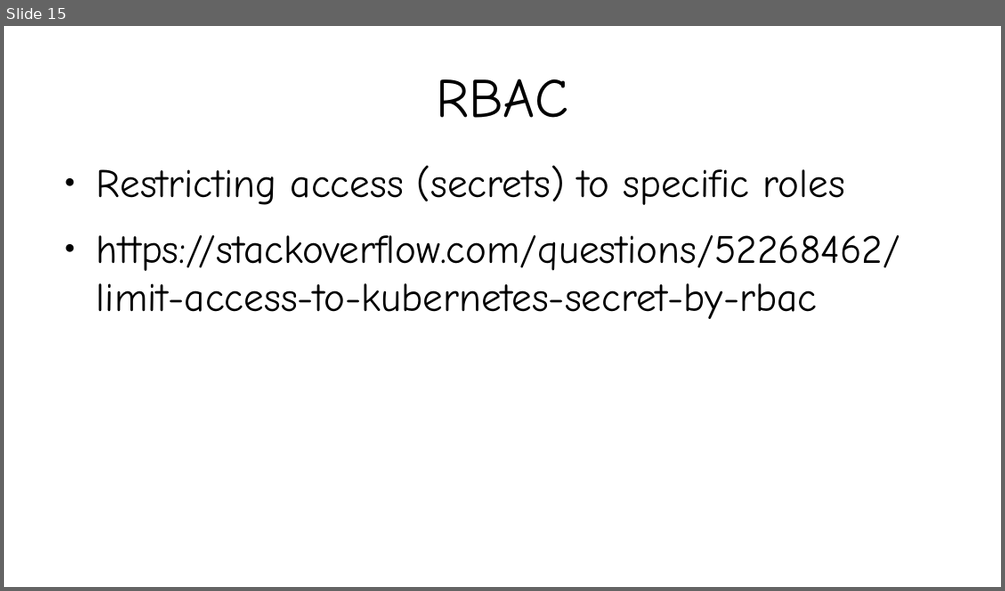
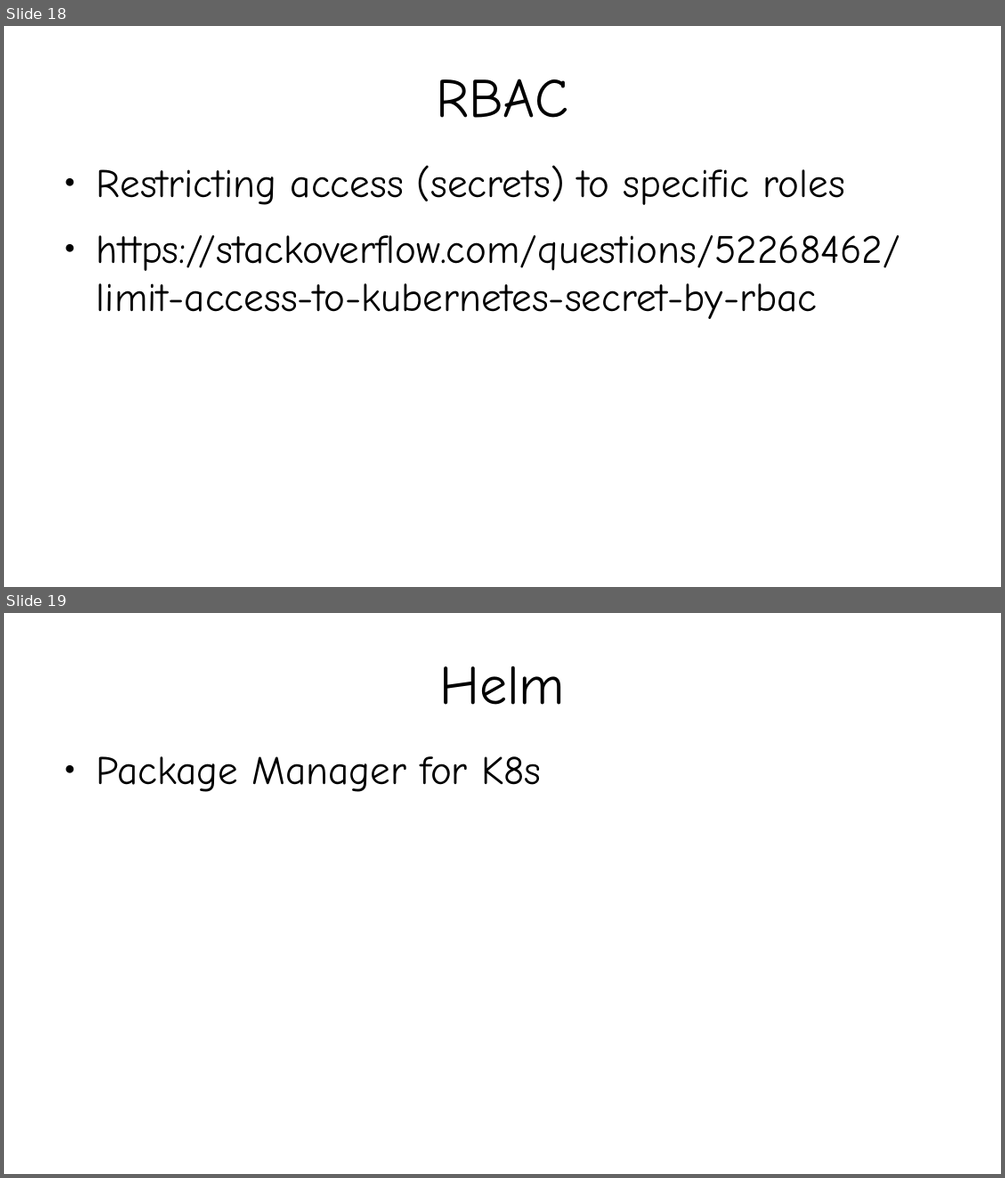
Before and after one commit to kislaykishore/microservices, a slide deck: Kubernetes.odp. Shown one above the other, each under a label of ours: slide 15 before the commit, slides 18 and 19 after it. The pictures are 1005x591 and 1005x1178 pixels, drawn with LibreOffice and Linux fonts; fonts in the diff are those of the drawing. Boxes give left, top, right and bottom in pixels: in the first picture for what was removed or moved away, otherwise in the second. Text is boxed around its words. In the diff, an @@ line names an element or a change of style, - is before the commit and + after.

```diff
--- a/Kubernetes.odp
+++ b/Kubernetes.odp
@@ slide 19 added at box(4, 613, 1001, 1174), background #FFFFFF @@
@@ title added at box(439, 666, 565, 705), 44 pt, text #000000 @@
+Helm
@@ text added at box(97, 756, 541, 792), 32 pt, text #000000 @@
+● Package Manager for K8s
@@ what was slide 15 is now slide 18 @@
```
Also in this commit, not shown: 3 other slides added, 15 other files.
